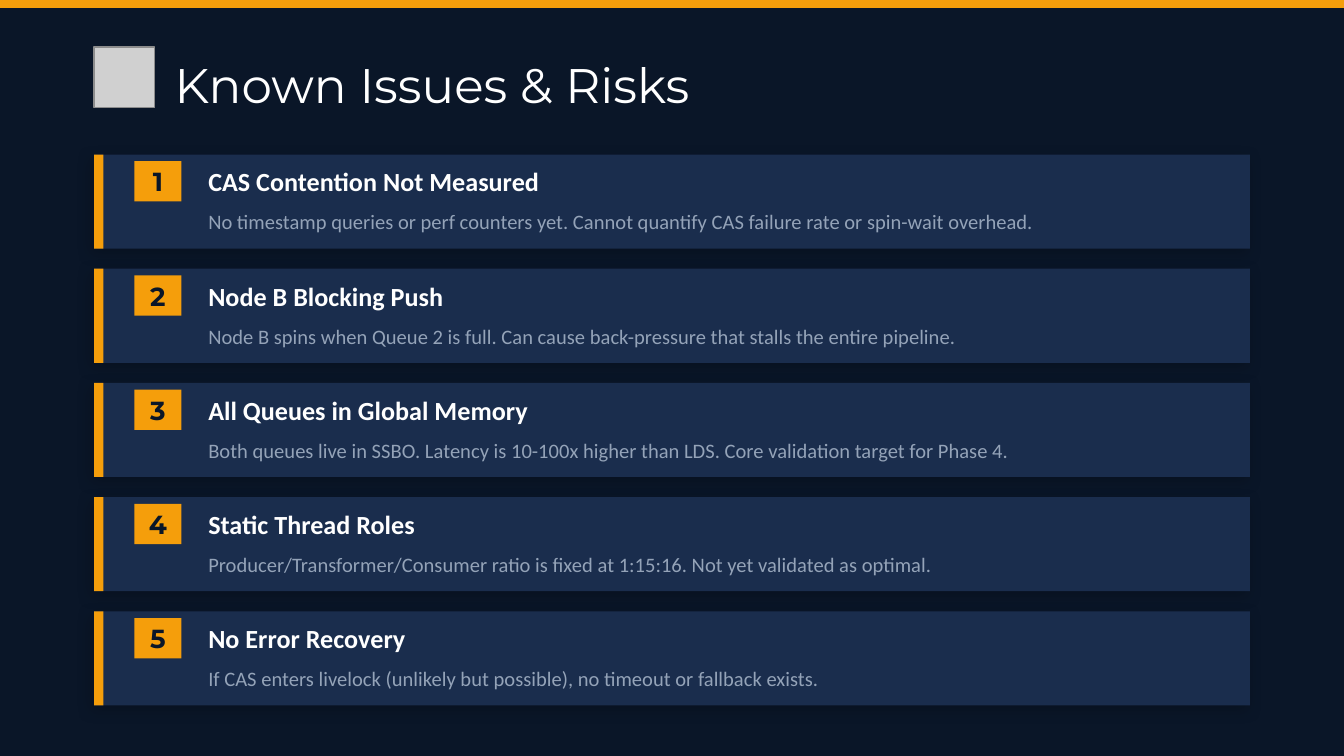
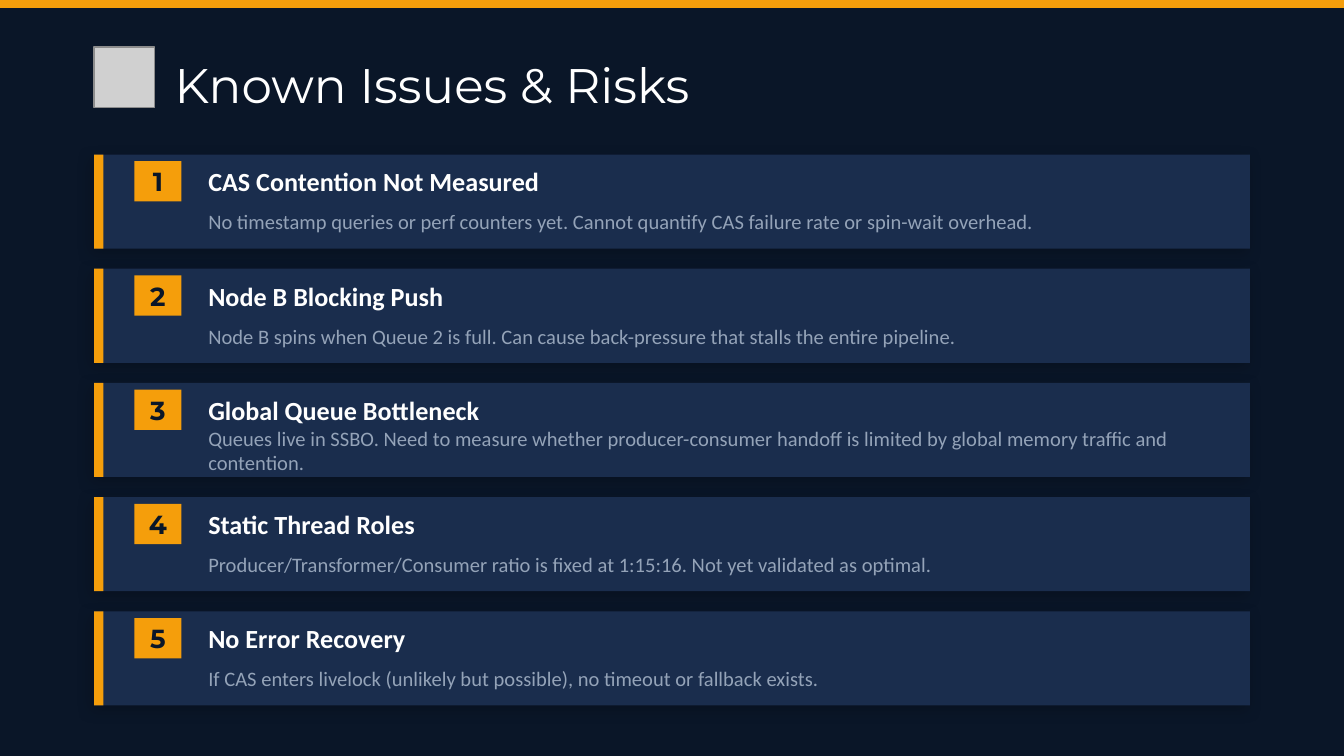
Before and after one commit to rurutoria7/vulkan_workgraph_simulate, a slide deck: slide 11 of reports/2026-04/weekly/weekly_report_260413.pptx. Drawn at 1344x756 pixels with LibreOffice and Linux fonts; fonts in the diff are those of the drawing; grey boxes stand for pictures. Boxes give left, top, right and bottom in pixels: in the first picture for what was removed or moved away, otherwise in the second. Text is boxed around its words. In the diff, an @@ line names an element or a change of style, - is before the commit and + after.

```diff
--- a/reports/2026-04/weekly/weekly_report_260413.pptx
+++ b/reports/2026-04/weekly/weekly_report_260413.pptx
@@ text at bbox=[208, 401, 479, 424]: text changed @@
-All Queues in Global Memory
+Global Queue Bottleneck
@@ text at bbox=[208, 432, 1167, 470]: text changed @@
-Both queues live in SSBO. Latency is 10-100x higher than LDS. Core validation target for Phase 4.
+Queues live in SSBO. Need to measure whether producer-consumer handoff is limited by global memory traffic and contention.
```
Also in this commit, not shown: 2 other slides changed, 6 other files.
